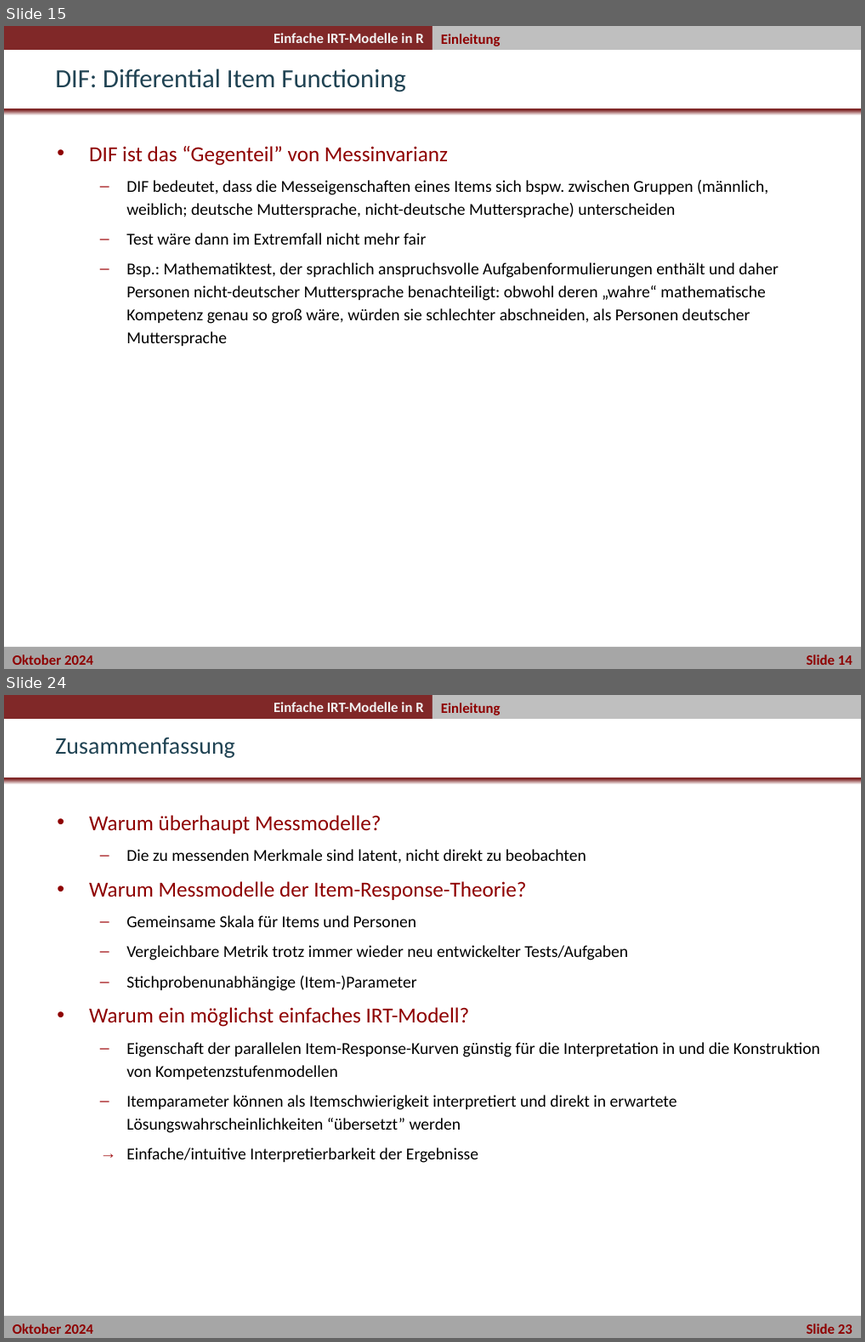
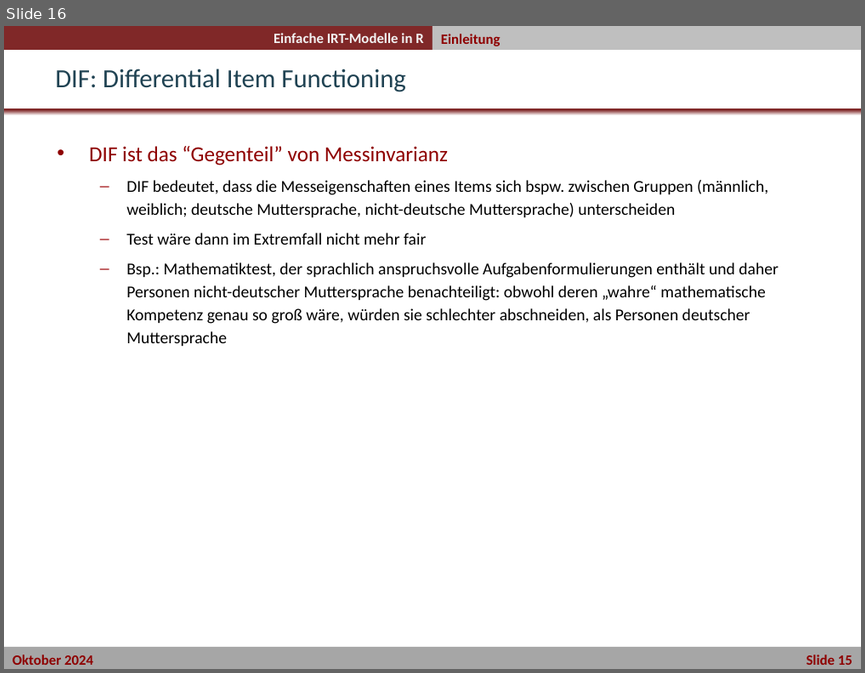
Before and after one commit to nickhaf/IRT_workshop, a slide deck: slides/IRT_Theorie/02_Uebung_einfache_IRT-Modelle_in_R.pptx. Shown one above the other, each under a label of ours: slides 15 and 24 before the commit, slide 16 after it; the slides between them are not shown. The pictures are 865x1342 and 865x673 pixels, drawn with LibreOffice and Linux fonts; fonts in the diff are those of the drawing; background and template pictures are left out. Boxes give left, top, right and bottom in pixels: in the first picture for what was removed or moved away, otherwise in the second. Text is boxed around its words. In the diff, an @@ line names an element or a change of style, - is before the commit and + after.

```diff
--- a/slides/IRT_Theorie/02_Uebung_einfache_IRT-Modelle_in_R.pptx
+++ b/slides/IRT_Theorie/02_Uebung_einfache_IRT-Modelle_in_R.pptx
@@ slide 24 removed at [4,695,861,1338], background #FFFFFF; not listed: 5 template elements that a slide beside it also shows @@
@@ text removed at [441,703,500,715] @@
-Einleitung
@@ title removed at [55,737,235,758] @@
-Zusammenfassung
@@ text removed at [89,815,820,1163] @@
-• Warum überhaupt Messmodelle?
-  – Die zu messenden Merkmale sind latent, nicht direkt zu beobachten
-• Warum Messmodelle der Item-Response-Theorie?
-  – Gemeinsame Skala für Items und Personen
-  – Vergleichbare Metrik trotz immer wieder neu entwickelter Tests/Aufgaben
-  – Stichprobenunabhängige (Item-)Parameter
-• Warum ein möglichst einfaches IRT-Modell?
-  – Eigenschaft der parallelen Item-Response-Kurven günstig für die Interpretation in und die Konstruktion von Kompetenzstufenmodellen
-  – Itemparameter können als Itemschwierigkeit interpretiert und direkt in erwartete Lösungswahrscheinlichkeiten “übersetzt” werden
-  → Einfache/intuitive Interpretierbarkeit der Ergebnisse
@@ what was slide 15 is now slide 16 @@
@@ text in rectangle at [12,654,852,664]: text changed @@
-Oktober 2024 Slide 14
+Oktober 2024 Slide 15
```
Also in this commit, not shown: 1 slide added, 8 other slides removed, 1 other file.
